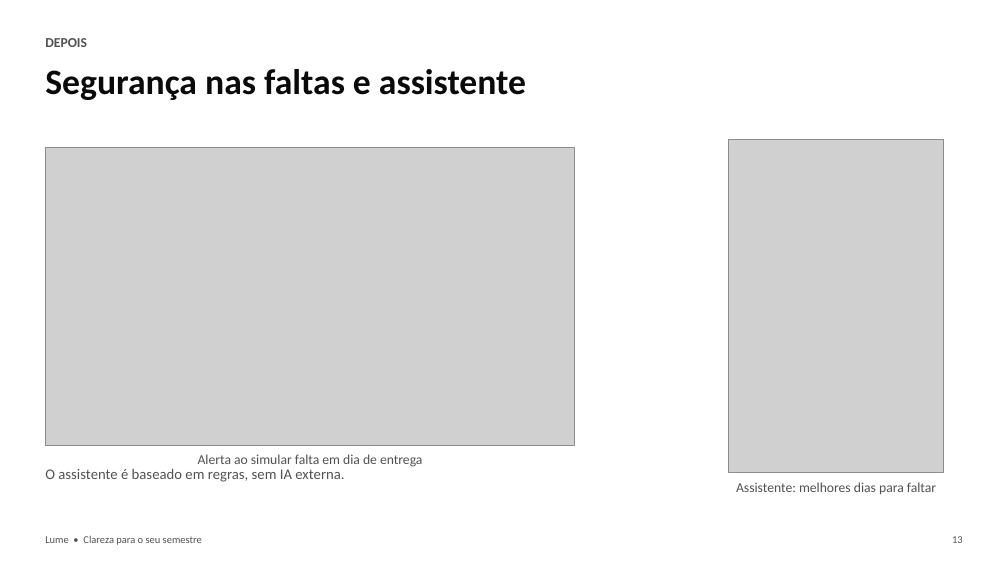
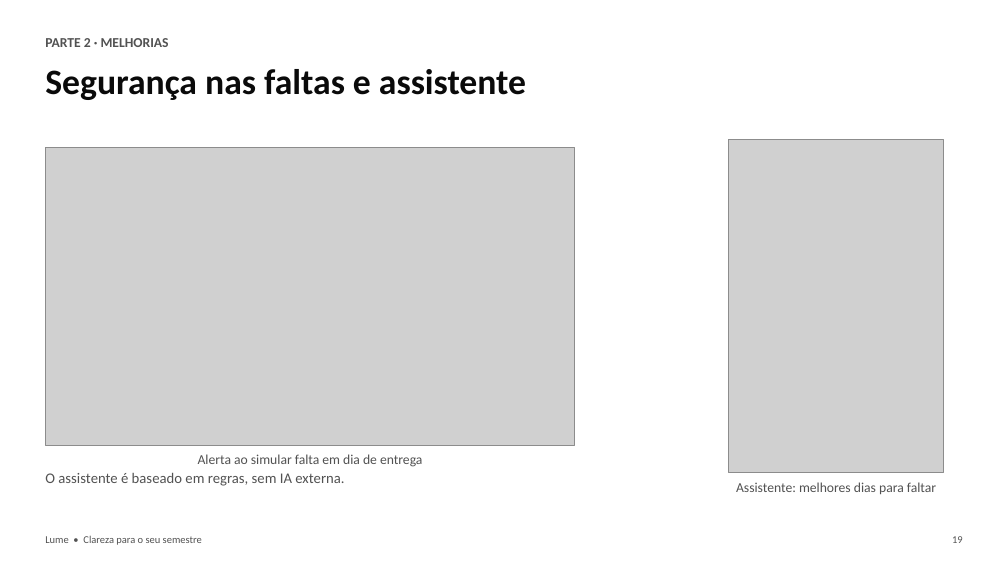
Before and after one commit to Tavimmm21/educonnect, a slide deck: slide 19 of entrega/Lume-Apresentacao-do-projeto.pptx (slide 13 before the commit). Drawn at 1008x567 pixels with LibreOffice and Linux fonts; fonts in the diff are those of the drawing; grey boxes stand for pictures. Boxes give left, top, right and bottom in pixels: in the first picture for what was removed or moved away, otherwise in the second. Text is boxed around its words. In the diff, an @@ line names an element or a change of style, - is before the commit and + after.

```diff
--- a/entrega/Lume-Apresentacao-do-projeto.pptx
+++ b/entrega/Lume-Apresentacao-do-projeto.pptx
@@ text at (45,38,169,47): text changed @@
-DEPOIS
+PARTE 2 · MELHORIAS
@@ text "O assistente é baseado em ...": place and size @@
-text "O assistente é baseado em ..." at (45,469,344,482)
+text "O assistente é baseado em ..." at (45,473,344,486)
```
Also in this commit, not shown: 8 other slides changed, 13 slides added, 6 slides removed, 8 other files.
